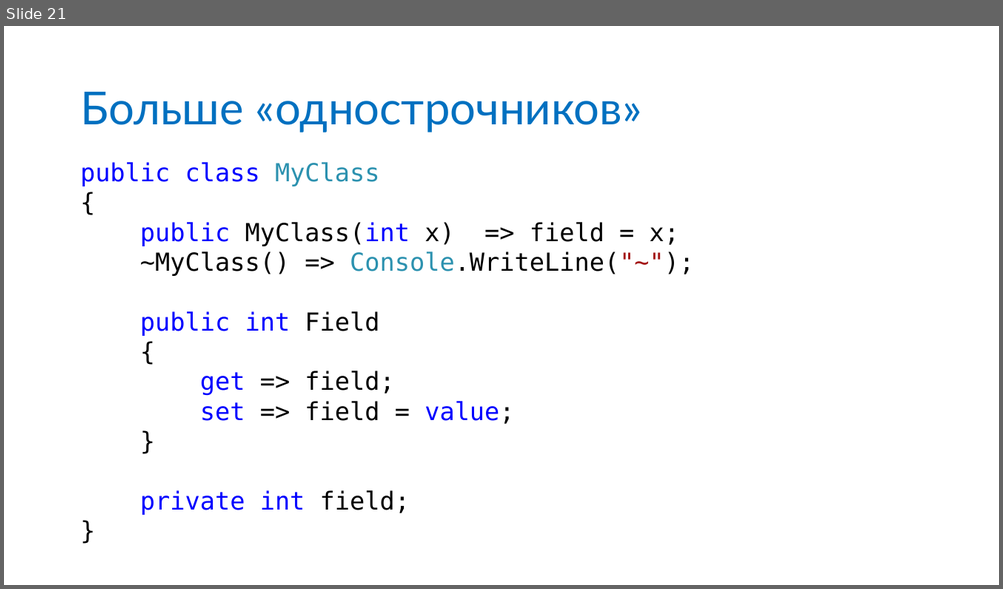
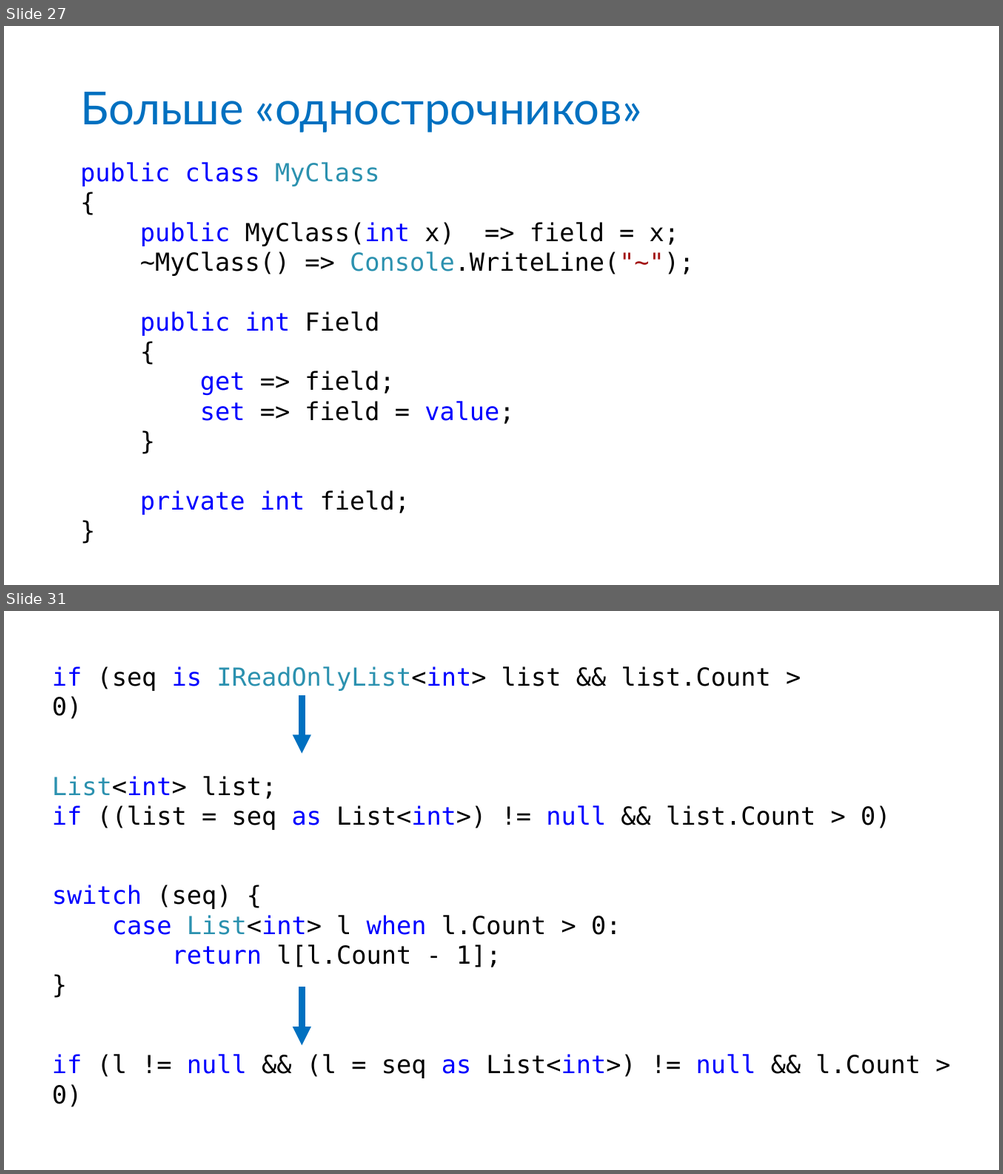
Before and after one commit to anaym/FC-CS7, a slide deck: CS7.pptx. Shown one above the other, each under a label of ours: slide 21 before the commit, slides 27 and 31 after it; the slides between them are not shown. The pictures are 1003x589 and 1003x1174 pixels, drawn with LibreOffice and Linux fonts; fonts in the diff are those of the drawing. Boxes give left, top, right and bottom in pixels: in the first picture for what was removed or moved away, otherwise in the second. Text is boxed around its words. In the diff, an @@ line names an element or a change of style, - is before the commit and + after.

```diff
--- a/CS7.pptx
+++ b/CS7.pptx
@@ slide 31 added at (4,611,999,1170), background #FFFFFF @@
@@ text added at (52,667,771,719), 24 pt, text #000000 @@
+if (seq is IReadOnlyList<int> list && list.Count > 0)
@@ arrow added from (301, 695) to (301, 754), #0070C0 6 pt @@
@@ text added at (52,776,890,830), 24 pt, text #000000 @@
+List<int> list;
+if ((list = seq as List<int>) != null && list.Count > 0)
@@ text added at (52,885,620,968), 24 pt, text #000000 @@
+switch (seq) {
+case List<int> l when l.Count > 0:
+return l[l.Count - 1];
+}
@@ arrow added from (301, 987) to (301, 1046), #0070C0 6 pt @@
@@ text added at (52,1054,920,1079), 24 pt, text #000000 @@
+if (l != null && (l = seq as List<int>) != null && l.Count > 0)
@@ what was slide 21 is now slide 27 @@
```
Also in this commit, not shown: 3 slides changed, 8 other slides added, 1 slide removed, 5 other files.
